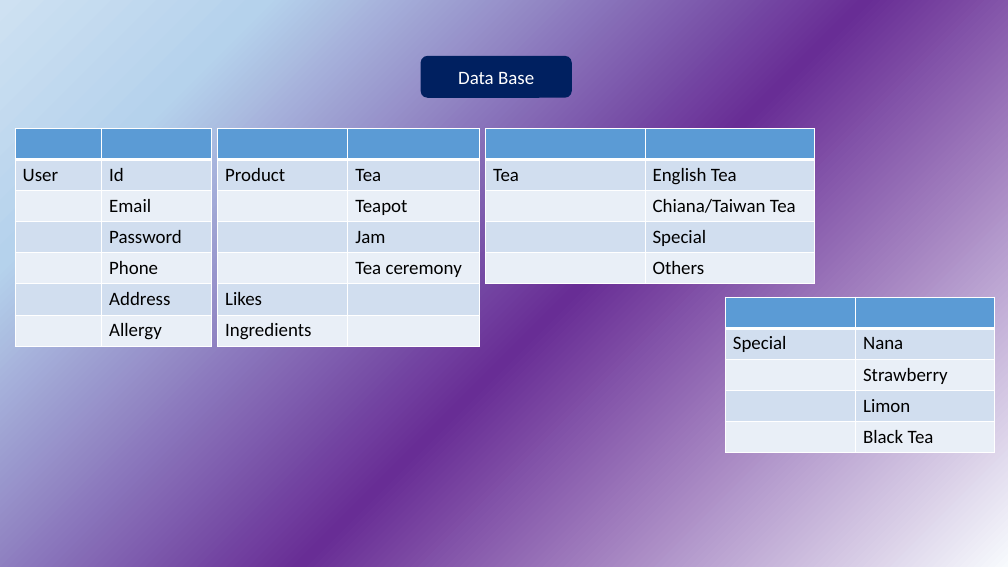
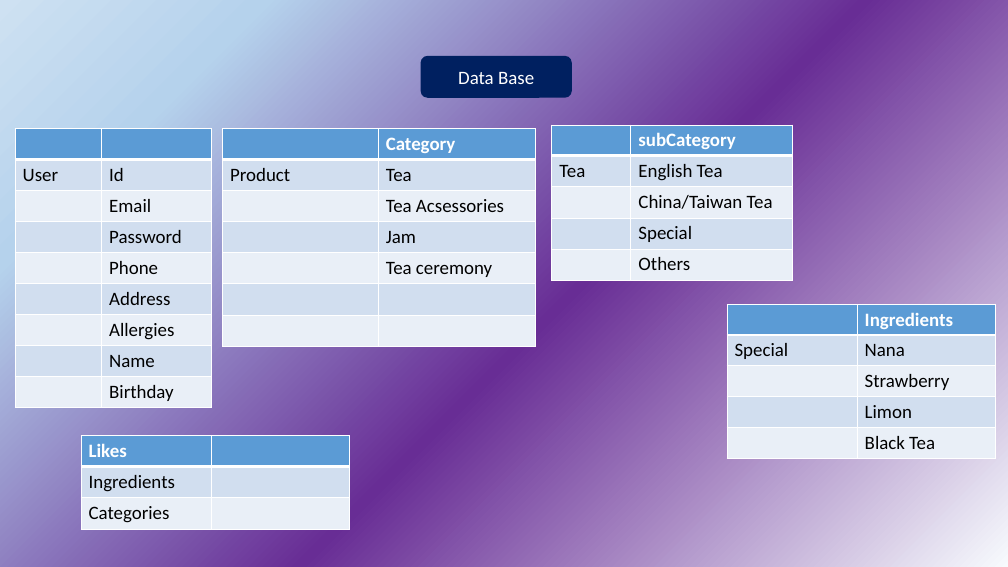
Before and after one commit to EvgeniyaItkina/FinalProject, a slide deck: slide 9 of Presentation project Tea.pptx. Drawn at 1008x567 pixels with LibreOffice and Linux fonts; fonts in the diff are those of the drawing. Boxes give left, top, right and bottom in pixels: in the first picture for what was removed or moved away, otherwise in the second. Text is boxed around its words. In the diff, an @@ line names an element or a change of style, - is before the commit and + after.

```diff
--- a/Presentation project Tea.pptx
+++ b/Presentation project Tea.pptx
@@ table at (x1=15, y1=129, x2=212, y2=408) @@
-row 7:  | Allergy
+row 7:  | Allergies
+row 8:  | Name
+row 9:  | Birthday
@@ table at (x1=222, y1=129, x2=536, y2=346) @@
-row 1, column 2: 
+row 1, column 2: Category
-row 3, column 2: Teapot
+row 3, column 2: Tea Acsessories
-row 6, column 1: Likes
+row 6, column 1: 
-row 7, column 1: Ingredients
+row 7, column 1: 
@@ table resized from (x1=218, y1=129, x2=479, y2=346) to (x1=222, y1=129, x2=536, y2=346) @@
@@ table at (x1=552, y1=126, x2=793, y2=281) @@
-row 1, column 2: 
+row 1, column 2: subCategory
-row 3, column 2: Chiana/Taiwan Tea
+row 3, column 2: China/Taiwan Tea
@@ table resized from (x1=485, y1=129, x2=815, y2=284) to (x1=552, y1=126, x2=793, y2=281) @@
@@ table at (x1=727, y1=304, x2=996, y2=457) @@
-row 1, column 2: 
+row 1, column 2: Ingredients
@@ table moved from (x1=725, y1=297, x2=994, y2=453) to (x1=727, y1=304, x2=996, y2=457) @@
@@ table added at (x1=81, y1=436, x2=349, y2=529), 3 rows, 2 columns @@
+Likes | 
+Ingredients | 
+Categories | 
```
Also in this commit, not shown: 1 other slide changed, 14 other files.
